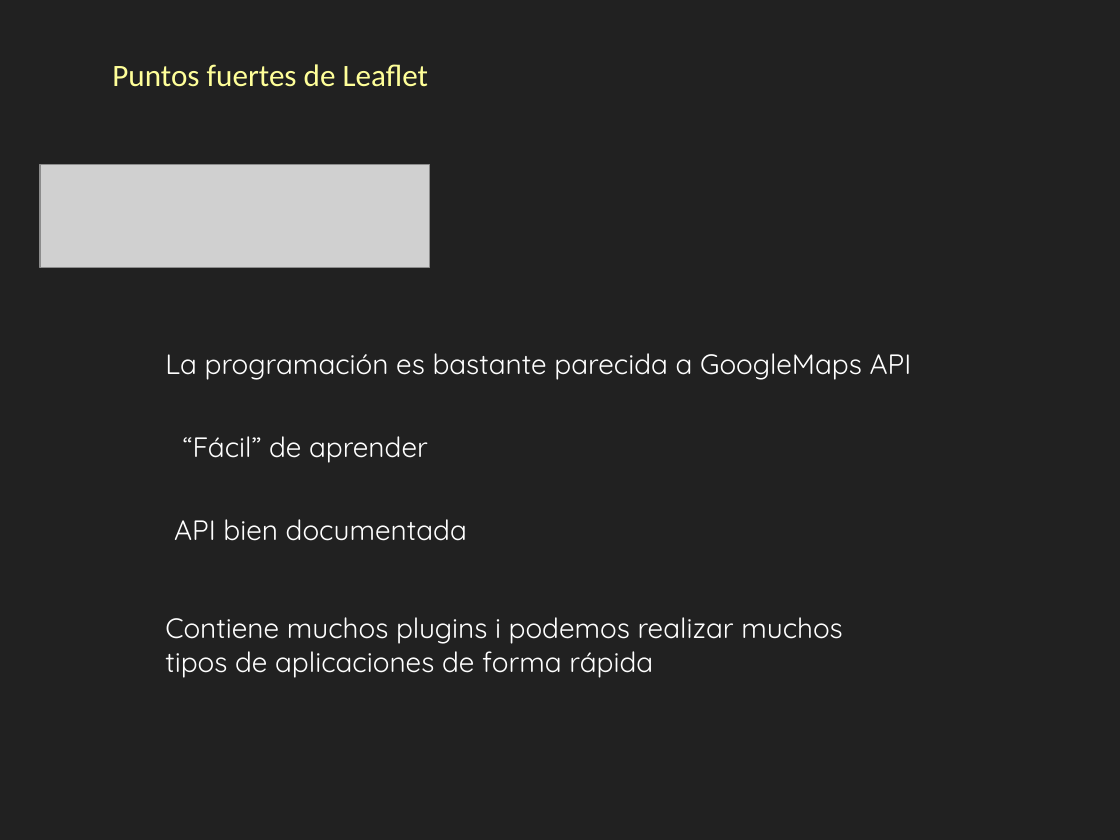
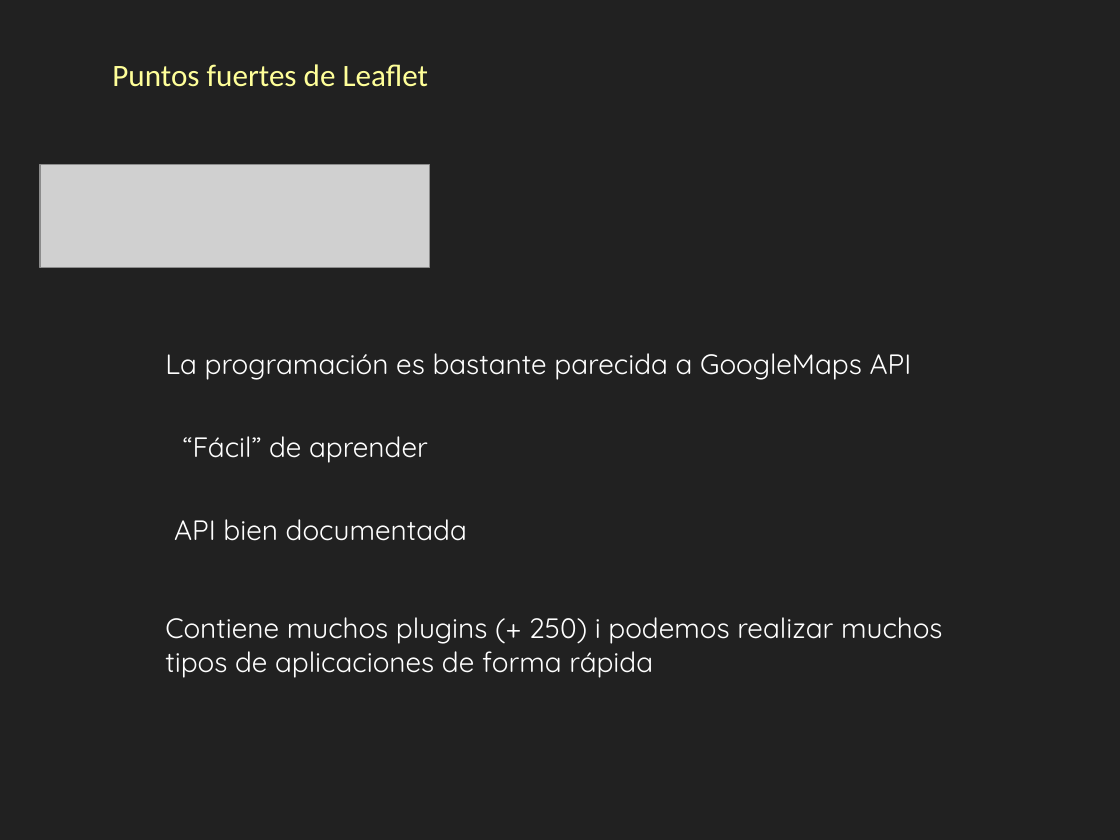
Before and after one commit to thaisfsiq/m2-geoweb, a slide deck: slide 5 of docs/presentacion/Herramientas-y-javascript.pptx. Drawn at 1120x840 pixels with LibreOffice and Linux fonts; fonts in the diff are those of the drawing; grey boxes stand for pictures. Boxes give left, top, right and bottom in pixels: in the first picture for what was removed or moved away, otherwise in the second. Text is boxed around its words. In the diff, an @@ line names an element or a change of style, - is before the commit and + after.

```diff
--- a/docs/presentacion/Herramientas-y-javascript.pptx
+++ b/docs/presentacion/Herramientas-y-javascript.pptx
@@ text at [165,617,943,644]: text changed @@
-Contiene muchos plugins i podemos realizar muchos
+Contiene muchos plugins (+ 250) i podemos realizar muchos
```
Also in this commit, not shown: 1 other slide changed, 2 slides added, 2 other files.
